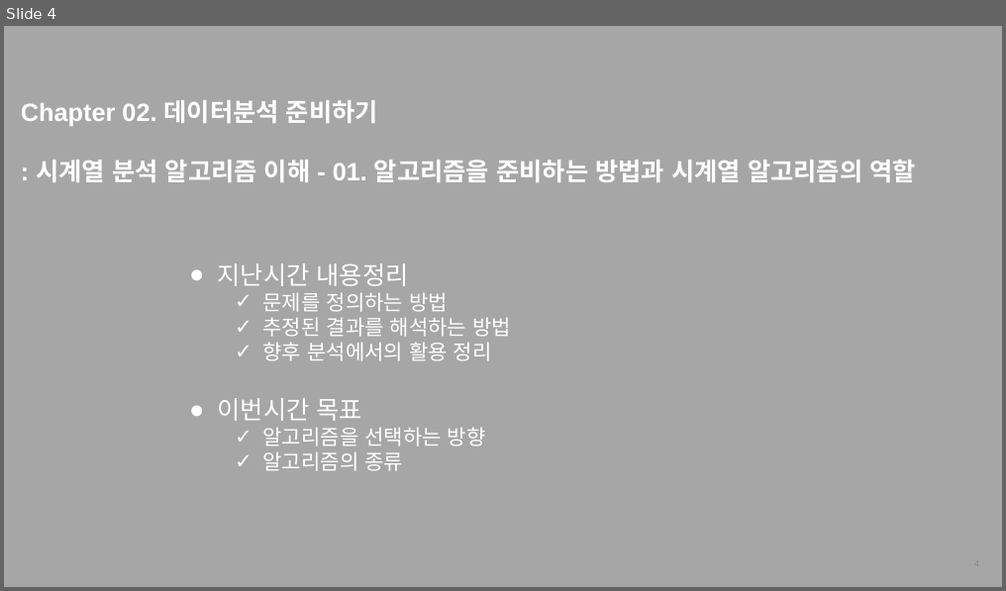
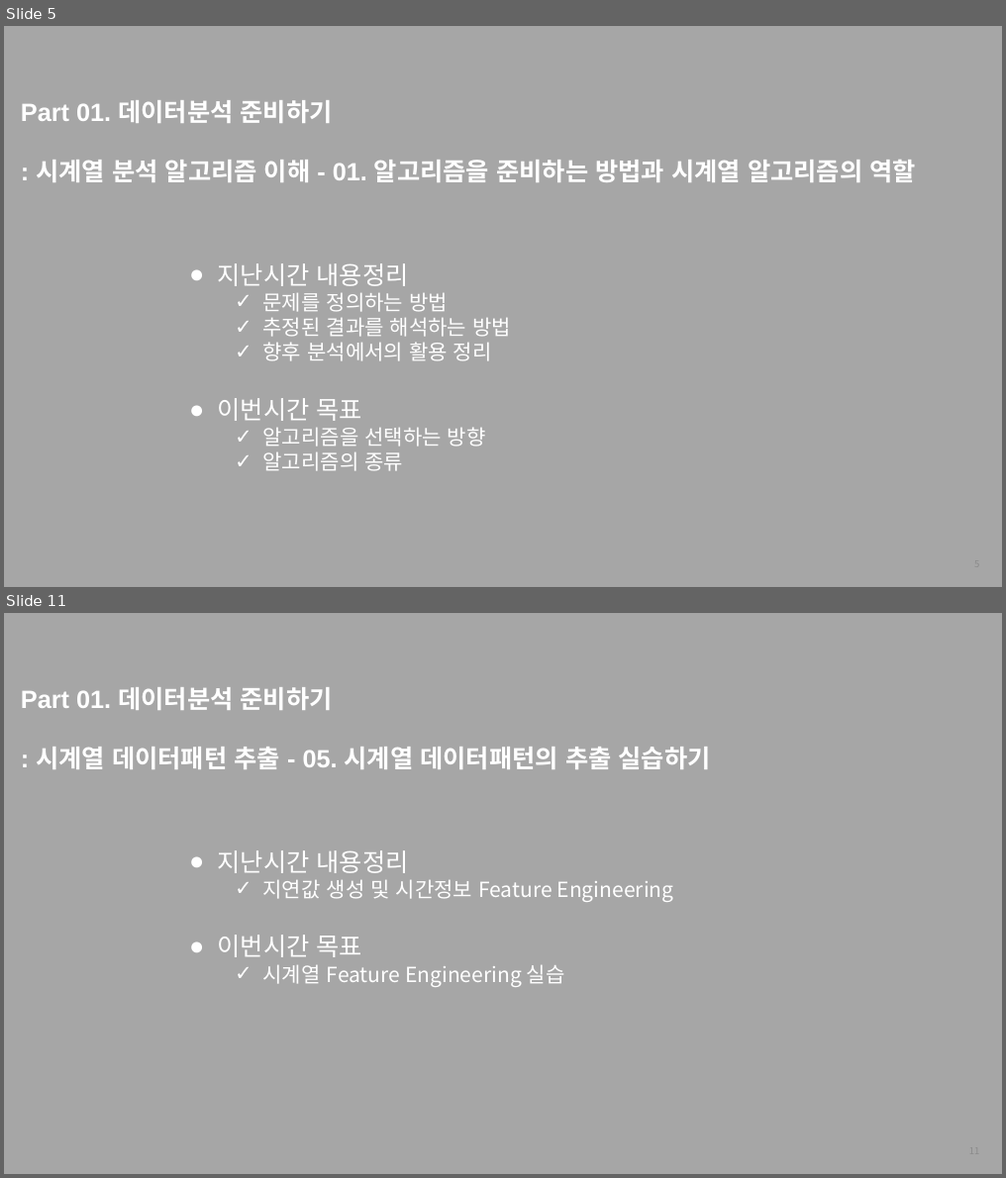
Before and after one commit to thekimk/All-About-Time-Series-Analysis, a slide deck: [FastCampus] 커리큘럼_김경원박사.pptx. Shown one above the other, each under a label of ours: slide 4 before the commit, slides 5 and 11 after it; the slides between them are not shown. The pictures are 1006x591 and 1006x1178 pixels, drawn with LibreOffice and Linux fonts; fonts in the diff are those of the drawing; background and template pictures are left out. Boxes give left, top, right and bottom in pixels: in the first picture for what was removed or moved away, otherwise in the second. Text is boxed around its words. In the diff, an @@ line names an element or a change of style, - is before the commit and + after.

```diff
--- a/[FastCampus] 커리큘럼_김경원박사.pptx
+++ b/[FastCampus] 커리큘럼_김경원박사.pptx
@@ slide 11 added at (4, 613, 1002, 1174), background #A6A6A6 @@
@@ text added at (21, 687, 711, 769), 24 pt, text #FFFFFF, bold @@
+Part 01. 데이터분석 준비하기
+: 시계열 데이터패턴 추출 - 05. 시계열 데이터패턴의 추출 실습하기
@@ text added at (218, 851, 674, 987), 20 pt, text #FFFFFF @@
+● 지난시간 내용정리
+  ✓ 지연값 생성 및 시간정보 Feature Engineering
+● 이번시간 목표
+  ✓ 시계열 Feature Engineering 실습
@@ page number added at (755, 1136, 988, 1166), 9 pt, text #8C8C8C @@
+11
@@ what was slide 4 is now slide 5 @@
@@ slide 5 changed as well @@
@@ text at (21, 100, 333, 123): text changed @@
-Chapter 02. 데이터분석 준비하기
+Part 01. 데이터분석 준비하기
```
Also in this commit, not shown: 3 other slides changed, 6 other slides added, 1 other file.
